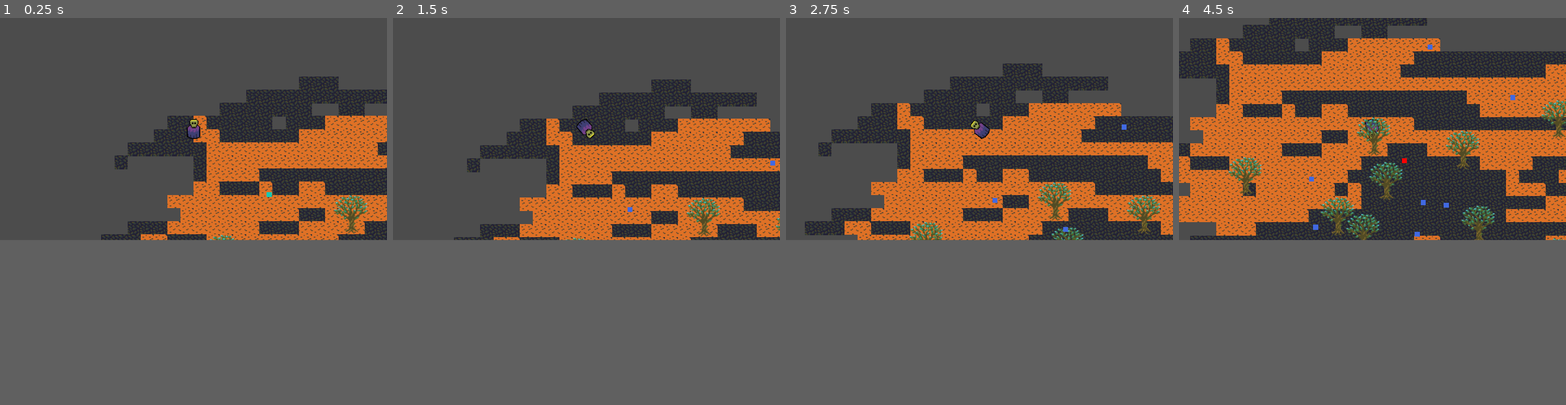
Above: before the commit, frames 1-4 (left to right).
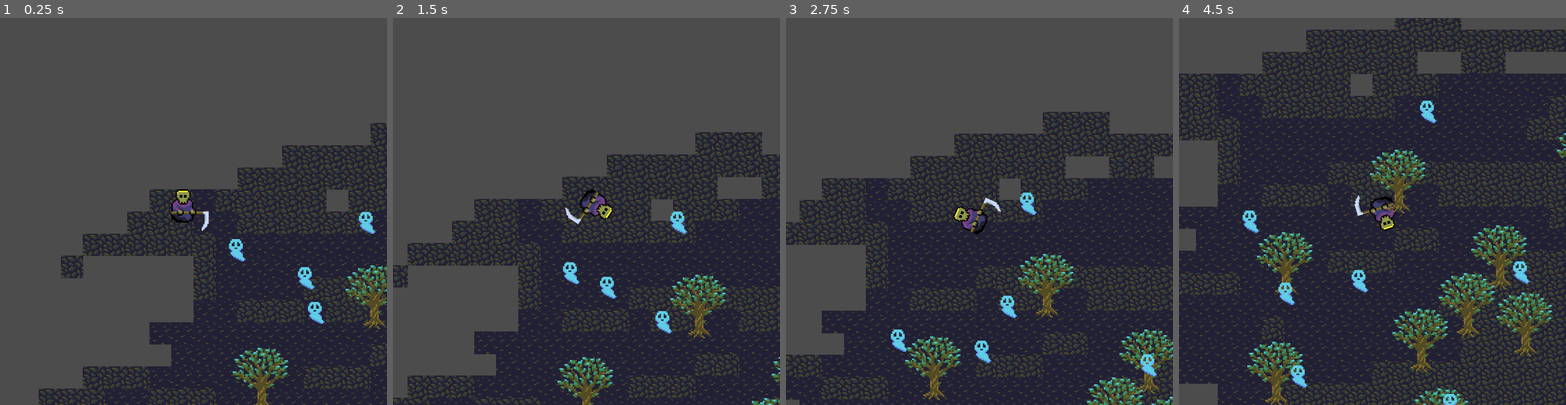
Above: after the commit, the same moments.

Repository: Tinsuit/GrimHarvester
Game: Godot game, scene res://Forest.tscn
Two runs of this game, one before a commit and one after it. Both use one fixed random seed, a clock stepped at 60 frames per second and the inputs below.
Inputs (mouse positions are in pixels of both pictures, inside the frame that each line leads up to):
- Up to frame 1 (0.25 s): no input
- Up to frame 2 (1.5 s): move the mouse to (671, 118) at 0.52 s; click (671, 118) at 0.67 s; drag from (509, 141) to (617, 211) at 1.27 s
- Up to frame 3 (2.75 s): move the mouse to (1018, 79) at 2.02 s; click (1018, 79) at 2.17 s
- Up to frame 4 (4.5 s): drag from (1353, 172) to (1457, 230) at 2.77 s; move the mouse to (1488, 161) at 3.52 s; click (1488, 161) at 3.67 s; drag from (1256, 95) to (1407, 230) at 4.27 s
In our replay, the window is 800x459 before the commit and 800x800 after it. These sizes can differ from the game's own. Grey fills any space a smaller window leaves; there, only what the larger window draws over its background counts as a difference.

The runs differ from the first frame. In frame 1, 41% of the frame differs, in the area x 0-100%, y 15-100%; in frame 2, 38%; in frame 3, 41%; in frame 4, 56%, in the area x 0-100%, y 0-100%.

Commit message:
3x

Diff:
--- a/project/Forest.tscn
+++ b/project/Forest.tscn
@@ -1,19 +1,19 @@
-[gd_scene load_steps=11 format=2]
+[gd_scene load_steps=15 format=2]
 
 [ext_resource path="res://scripts/PlayerGrim.gd" type="Script" id=1]
 [ext_resource path="res://Spirit.tscn" type="PackedScene" id=2]
 [ext_resource path="res://scripts/Forest.gd" type="Script" id=3]
-[ext_resource path="res://textures/ground-leaves.png" type="Texture" id=4]
-[ext_resource path="res://textures/ground.png" type="Texture" id=5]
-[ext_resource path="res://textures/tree.png" type="Texture" id=6]
-[ext_resource path="res://textures/grim.png" type="Texture" id=7]
-
-[sub_resource type="TileSet" id=3]
-0/name = "ground.png 0"
-0/texture = ExtResource( 5 )
+[ext_resource path="res://textures/ground3x.png" type="Texture" id=4]
+[ext_resource path="res://textures/ground-leaves3x.png" type="Texture" id=5]
+[ext_resource path="res://textures/tree3x.png" type="Texture" id=6]
+[ext_resource path="res://textures/grim-animated-Sheet3x.png" type="Texture" id=7]
+
+[sub_resource type="TileSet" id=9]
+0/name = "ground3x.png 0"
+0/texture = ExtResource( 4 )
 0/tex_offset = Vector2( 0, 0 )
 0/modulate = Color( 1, 1, 1, 1 )
-0/region = Rect2( 0, 0, 16, 16 )
+0/region = Rect2( 0, 0, 48, 49 )
 0/tile_mode = 0
 0/occluder_offset = Vector2( 0, 0 )
 0/navigation_offset = Vector2( 0, 0 )
@@ -23,11 +23,11 @@
 0/shape_one_way_margin = 0.0
 0/shapes = [  ]
 0/z_index = 0
-1/name = "ground-leaves.png 1"
-1/texture = ExtResource( 4 )
+1/name = "ground-leaves3x.png 1"
+1/texture = ExtResource( 5 )
 1/tex_offset = Vector2( 0, 0 )
 1/modulate = Color( 1, 1, 1, 1 )
-1/region = Rect2( 0, 0, 16, 17 )
+1/region = Rect2( 0, 0, 49, 49 )
 1/tile_mode = 0
 1/occluder_offset = Vector2( 0, 0 )
 1/navigation_offset = Vector2( 0, 0 )
@@ -38,9 +38,32 @@
 1/shapes = [  ]
 1/z_index = 0
 
+[sub_resource type="AtlasTexture" id=5]
+flags = 4
+atlas = ExtResource( 7 )
+region = Rect2( 192, 0, 96, 96 )
+
+[sub_resource type="AtlasTexture" id=6]
+flags = 4
+atlas = ExtResource( 7 )
+region = Rect2( 96, 0, 96, 96 )
+
+[sub_resource type="AtlasTexture" id=7]
+flags = 4
+atlas = ExtResource( 7 )
+region = Rect2( 192, 0, 96, 96 )
+
+[sub_resource type="SpriteFrames" id=8]
+animations = [ {
+"frames": [ SubResource( 5 ), SubResource( 6 ), SubResource( 7 ) ],
+"loop": false,
+"name": "default",
+"speed": 5.0
+} ]
+
 [sub_resource type="CapsuleShape2D" id=4]
-radius = 8.0
-height = 8.0
+radius = 24.0
+height = 24.0
 
 [sub_resource type="RectangleShape2D" id=2]
 extents = Vector2( 8.5, 4.5 )
@@ -49,20 +72,21 @@
 script = ExtResource( 3 )
 
 [node name="Grass" type="TileMap" parent="."]
-tile_set = SubResource( 3 )
-cell_size = Vector2( 16, 16 )
-cell_custom_transform = Transform2D( 16, 0, 0, 16, 0, 0 )
+tile_set = SubResource( 9 )
+cell_size = Vector2( 48, 48 )
+cell_custom_transform = Transform2D( 48, 0, 0, 48, 0, 0 )
 format = 1
 tile_data = PoolIntArray( -262136, 1, 0, -262135, 1, 0, -262134, 1, 0, -196604, 1, 0, -196603, 1, 0, -196602, 1, 0, -19 …(9735 unchanged characters)…
 
 [node name="PlayerGrim" type="KinematicBody2D" parent="."]
 script = ExtResource( 1 )
 
+[node name="AnimatedSprite" type="AnimatedSprite" parent="PlayerGrim"]
+frames = SubResource( 8 )
+
 [node name="CollisionShape2D" type="CollisionShape2D" parent="PlayerGrim"]
+position = Vector2( -22, -12 )
 shape = SubResource( 4 )
-
-[node name="Sprite" type="Sprite" parent="PlayerGrim"]
-texture = ExtResource( 7 )
 
 [node name="Camera2D" type="Camera2D" parent="PlayerGrim"]
 current = true
@@ -70,7 +94,7 @@
 [node name="Trees" type="Node2D" parent="."]
 
 [node name="Tree" type="StaticBody2D" parent="Trees"]
-position = Vector2( 148, 201 )
+position = Vector2( 543, 454 )
 __meta__ = {
 "_edit_group_": true
 }
@@ -83,7 +107,7 @@
 texture = ExtResource( 6 )
 
 [node name="Tree2" type="StaticBody2D" parent="Trees"]
-position = Vector2( 192, 104 )
+position = Vector2( 543, 454 )
 __meta__ = {
 "_edit_group_": true
 }
@@ -96,7 +120,7 @@
 texture = ExtResource( 6 )
 
 [node name="Tree3" type="StaticBody2D" parent="Trees"]
-position = Vector2( 319, 211 )
+position = Vector2( 969, 776 )
 __meta__ = {
 "_edit_group_": true
 }
@@ -109,7 +133,7 @@
 texture = ExtResource( 6 )
 
 [node name="Tree4" type="StaticBody2D" parent="Trees"]
-position = Vector2( 300, 120 )
+position = Vector2( 668, 496 )
 __meta__ = {
 "_edit_group_": true
 }
@@ -122,7 +146,7 @@
 texture = ExtResource( 6 )
 
 [node name="Tree5" type="StaticBody2D" parent="Trees"]
-position = Vector2( 179, 221 )
+position = Vector2( 613, 350 )
 __meta__ = {
 "_edit_group_": true
 }
@@ -135,7 +159,7 @@
 texture = ExtResource( 6 )
 
 [node name="Tree6" type="StaticBody2D" parent="Trees"]
-position = Vector2( 36, 152 )
+position = Vector2( 442, 531 )
 __meta__ = {
 "_edit_group_": true
 }
@@ -148,7 +172,7 @@
 texture = ExtResource( 6 )
 
 [node name="Tree7" type="StaticBody2D" parent="Trees"]
-position = Vector2( 416, 83 )
+position = Vector2( 1358, 613 )
 __meta__ = {
 "_edit_group_": true
 }
@@ -161,7 +185,7 @@
 texture = ExtResource( 6 )
 
 [node name="Tree8" type="StaticBody2D" parent="Trees"]
-position = Vector2( 412, 251 )
+position = Vector2( 1248, 61 )
 __meta__ = {
 "_edit_group_": true
 }
@@ -174,7 +198,7 @@
 texture = ExtResource( 6 )
 
 [node name="Tree9" type="StaticBody2D" parent="Trees"]
-position = Vector2( 207, 158 )
+position = Vector2( 1066, 333 )
 __meta__ = {
 "_edit_group_": true
 }
@@ -184,6 +208,97 @@
 shape = SubResource( 2 )
 
 [node name="Sprite" type="Sprite" parent="Trees/Tree9"]
+texture = ExtResource( 6 )
+
+[node name="Tree10" type="StaticBody2D" parent="Trees"]
+position = Vector2( 799, 135 )
+__meta__ = {
+"_edit_group_": true
+}
+
+[node name="CollisionShape2D" type="CollisionShape2D" parent="Trees/Tree10"]
+position = Vector2( 0.5, 19.5 )
+shape = SubResource( 2 )
+
+[node name="Sprite" type="Sprite" parent="Trees/Tree10"]
+texture = ExtResource( 6 )
+
+[node name="Tree11" type="StaticBody2D" parent="Trees"]
+position = Vector2( 127, 603 )
+__meta__ = {
+"_edit_group_": true
+}
+
+[node name="CollisionShape2D" type="CollisionShape2D" parent="Trees/Tree11"]
+position = Vector2( 0.5, 19.5 )
+shape = SubResource( 2 )
+
+[node name="Sprite" type="Sprite" parent="Trees/Tree11"]
+texture = ExtResource( 6 )
+
+[node name="Tree12" type="StaticBody2D" parent="Trees"]
+position = Vector2( 127, 603 )
+__meta__ = {
+"_edit_group_": true
+}
+
+[node name="CollisionShape2D" type="CollisionShape2D" parent="Trees/Tree12"]
+position = Vector2( 0.5, 19.5 )
+shape = SubResource( 2 )
+
+[node name="Sprite" type="Sprite" parent="Trees/Tree12"]
+texture = ExtResource( 6 )
+
+[node name="Tree13" type="StaticBody2D" parent="Trees"]
+position = Vector2( 148, 365 )
+__meta__ = {
+"_edit_group_": true
+}
+
+[node name="CollisionShape2D" type="CollisionShape2D" parent="Trees/Tree13"]
+position = Vector2( 0.5, 19.5 )
+shape = SubResource( 2 )
+
+[node name="Sprite" type="Sprite" parent="Trees/Tree13"]
+texture = ExtResource( 6 )
+
+[node name="Tree14" type="StaticBody2D" parent="Trees"]
+position = Vector2( 486, 704 )
+__meta__ = {
+"_edit_group_": true
+}
+
+[node name="CollisionShape2D" type="CollisionShape2D" parent="Trees/Tree14"]
+position = Vector2( 0.5, 19.5 )
+shape = SubResource( 2 )
+
+[node name="Sprite" type="Sprite" parent="Trees/Tree14"]
+texture = ExtResource( 6 )
+
+[node name="Tree15" type="StaticBody2D" parent="Trees"]
+position = Vector2( 1236, 301 )
+__meta__ = {
+"_edit_group_": true
+}
+
+[node name="CollisionShape2D" type="CollisionShape2D" parent="Trees/Tree15"]
+position = Vector2( 0.5, 19.5 )
+shape = SubResource( 2 )
+
+[node name="Sprite" type="Sprite" parent="Trees/Tree15"]
+texture = ExtResource( 6 )
+
+[node name="Tree16" type="StaticBody2D" parent="Trees"]
+position = Vector2( 393, 186 )
+__meta__ = {
+"_edit_group_": true
+}
+
+[node name="CollisionShape2D" type="CollisionShape2D" parent="Trees/Tree16"]
+position = Vector2( 0.5, 19.5 )
+shape = SubResource( 2 )
+
+[node name="Sprite" type="Sprite" parent="Trees/Tree16"]
 texture = ExtResource( 6 )
 
 [node name="Spirits" type="Node2D" parent="."]
@@ -195,13 +310,13 @@
 position = Vector2( 254, 220 )
 
 [node name="Spirit3" parent="Spirits" instance=ExtResource( 2 )]
-position = Vector2( 265, 155 )
+position = Vector2( 254, 978 )
 
 [node name="Spirit4" parent="Spirits" instance=ExtResource( 2 )]
-position = Vector2( 244, 154 )
+position = Vector2( 590, 362 )
 
 [node name="Spirit5" parent="Spirits" instance=ExtResource( 2 )]
-position = Vector2( 254, 165 )
+position = Vector2( 179, 571 )
 
 [node name="Spirit6" parent="Spirits" instance=ExtResource( 2 )]
 position = Vector2( 374, 34 )
@@ -210,10 +325,22 @@
 position = Vector2( 92, 75 )
 
 [node name="Spirit8" parent="Spirits" instance=ExtResource( 2 )]
-position = Vector2( 89, 185 )
+position = Vector2( 1314, 988 )
 
 [node name="Spirit9" parent="Spirits" instance=ExtResource( 2 )]
-position = Vector2( 253, 45 )
+position = Vector2( 1130, 136 )
+
+[node name="Spirit11" parent="Spirits" instance=ExtResource( 2 )]
+position = Vector2( 516, 654 )
+
+[node name="Spirit12" parent="Spirits" instance=ExtResource( 2 )]
+position = Vector2( 868, 637 )
+
+[node name="Spirit10" parent="Spirits" instance=ExtResource( 2 )]
+position = Vector2( 959, 358 )
+
+[node name="Spirit13" parent="Spirits" instance=ExtResource( 2 )]
+position = Vector2( 1179, 615 )
 
 [connection signal="grim_neared" from="Spirits/Spirit" to="." method="_on_Spirit_grim_neared"]
 [connection signal="grim_touched" from="Spirits/Spirit" to="." method="_on_Spirit_grim_touched"]
--- a/project/Spirit.tscn
+++ b/project/Spirit.tscn
@@ -1,28 +1,70 @@
-[gd_scene load_steps=5 format=2]
+[gd_scene load_steps=13 format=2]
 
 [ext_resource path="res://scripts/Spirit.gd" type="Script" id=1]
+[ext_resource path="res://textures/spirits3x.png" type="Texture" id=2]
 
-[sub_resource type="RectangleShape2D" id=1]
-extents = Vector2( 2, 2 )
+[sub_resource type="AtlasTexture" id=4]
+flags = 4
+atlas = ExtResource( 2 )
+region = Rect2( 0, 0, 48, 48 )
+
+[sub_resource type="AtlasTexture" id=5]
+flags = 4
+atlas = ExtResource( 2 )
+region = Rect2( 96, 0, 48, 48 )
+
+[sub_resource type="AtlasTexture" id=6]
+flags = 4
+atlas = ExtResource( 2 )
+region = Rect2( 144, 0, 48, 48 )
+
+[sub_resource type="AtlasTexture" id=7]
+flags = 4
+atlas = ExtResource( 2 )
+region = Rect2( 48, 0, 48, 48 )
+
+[sub_resource type="AtlasTexture" id=8]
+flags = 4
+atlas = ExtResource( 2 )
+region = Rect2( 96, 0, 48, 48 )
+
+[sub_resource type="AtlasTexture" id=9]
+flags = 4
+atlas = ExtResource( 2 )
+region = Rect2( 144, 0, 48, 48 )
+
+[sub_resource type="SpriteFrames" id=10]
+animations = [ {
+"frames": [ SubResource( 4 ), SubResource( 5 ), SubResource( 6 ) ],
+"loop": false,
+"name": "Legs",
+"speed": 5.0
+}, {
+"frames": [ SubResource( 7 ), SubResource( 8 ), SubResource( 9 ) ],
+"loop": false,
+"name": "Tails",
+"speed": 5.0
+} ]
+
+[sub_resource type="CapsuleShape2D" id=11]
+radius = 4.0
+height = 4.0
 
 [sub_resource type="CircleShape2D" id=2]
-radius = 35.0143
+radius = 98.0051
 
-[sub_resource type="RectangleShape2D" id=3]
-extents = Vector2( 3, 3 )
+[sub_resource type="CapsuleShape2D" id=12]
+radius = 15.0
 
 [node name="Spirit" type="KinematicBody2D"]
 script = ExtResource( 1 )
 
-[node name="ColorRect" type="ColorRect" parent="."]
-margin_left = -3.0
-margin_top = -3.0
-margin_right = 3.0
-margin_bottom = 3.0
-color = Color( 0.0901961, 0.780392, 0.701961, 1 )
+[node name="AnimatedSprite" type="AnimatedSprite" parent="."]
+frames = SubResource( 10 )
+animation = "Tails"
 
 [node name="CollisionShape2D3" type="CollisionShape2D" parent="."]
-shape = SubResource( 1 )
+shape = SubResource( 11 )
 
 [node name="Aura" type="Area2D" parent="."]
 
@@ -34,7 +76,7 @@
 [node name="Body" type="Area2D" parent="."]
 
 [node name="CollisionShape2D2" type="CollisionShape2D" parent="Body"]
-shape = SubResource( 3 )
+shape = SubResource( 12 )
 
 [connection signal="body_entered" from="Aura" to="." method="_on_Aura_Area2D_body_entered"]
 [connection signal="timeout" from="Run" to="." method="_on_Run_timeout"]
--- a/project/project.godot
+++ b/project/project.godot
@@ -16,12 +16,11 @@
 
 [display]
 
-window/size/width=470
-window/size/height=270
-window/size/test_width=940
-window/size/test_height=440
+window/size/width=840
+window/size/height=840
+window/size/fullscreen=true
 window/stretch/mode="2d"
-window/stretch/aspect="keep"
+window/stretch/aspect="expand"
 
 [gui]
 
--- a/project/scripts/PlayerGrim.gd
+++ b/project/scripts/PlayerGrim.gd
@@ -1,7 +1,7 @@
 extends KinematicBody2D
 
 
-export var speed:int = 50
+export var speed:int = 150
 var target
 var running = false
 
--- a/project/scripts/Spirit.gd
+++ b/project/scripts/Spirit.gd
@@ -1,6 +1,6 @@
 extends KinematicBody2D
 
-export var speed = 20
+export var speed = 40
 const MIN_TIME = 1
 const MAX_TIME = 2
 var dir
@@ -24,7 +24,7 @@
 # Called every frame. 'delta' is the elapsed time since the previous frame.
 func _process(delta):
 	if dir != null:
-		move_and_slide(dir * speed * (3 if running else 1))
+		move_and_slide(dir * speed * (5 if running else 1))
 	else:
 		dir = directions.values()[randi() % directions.size()]
 		$Run.wait_time = randf() + 0.5
@@ -34,14 +34,12 @@
 
 func _on_Run_timeout():
 	dir = null
-	$ColorRect.color = Color.royalblue
 	running = false
 
 func run_away(pos:Vector2):
 	dir = (position-pos).normalized()
 	$Run.wait_time = randf() + 0.5
 	$Run.start()
-	$ColorRect.color = Color.red
 	running = true
 
 
Not shown, added: project/textures/grim-animated-Sheet3x.png.import
Not shown, added: project/textures/ground-leaves3x.png.import
Not shown, added: project/textures/ground3x.png.import
Not shown, added: project/textures/spirits3x.png.import
Not shown, added: project/textures/tree3x.png.import
Not shown, changed: index.pck
Not shown, changed: index.wasm
